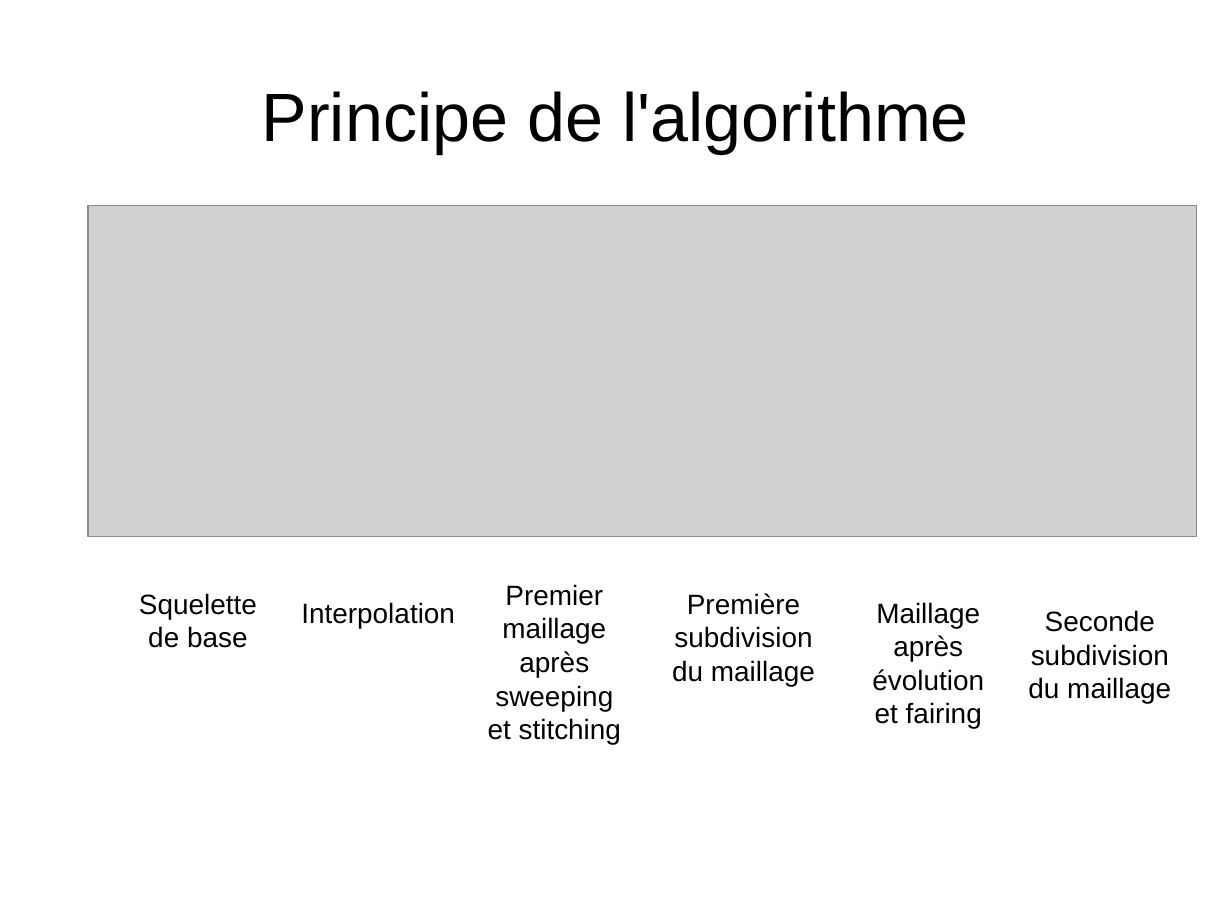
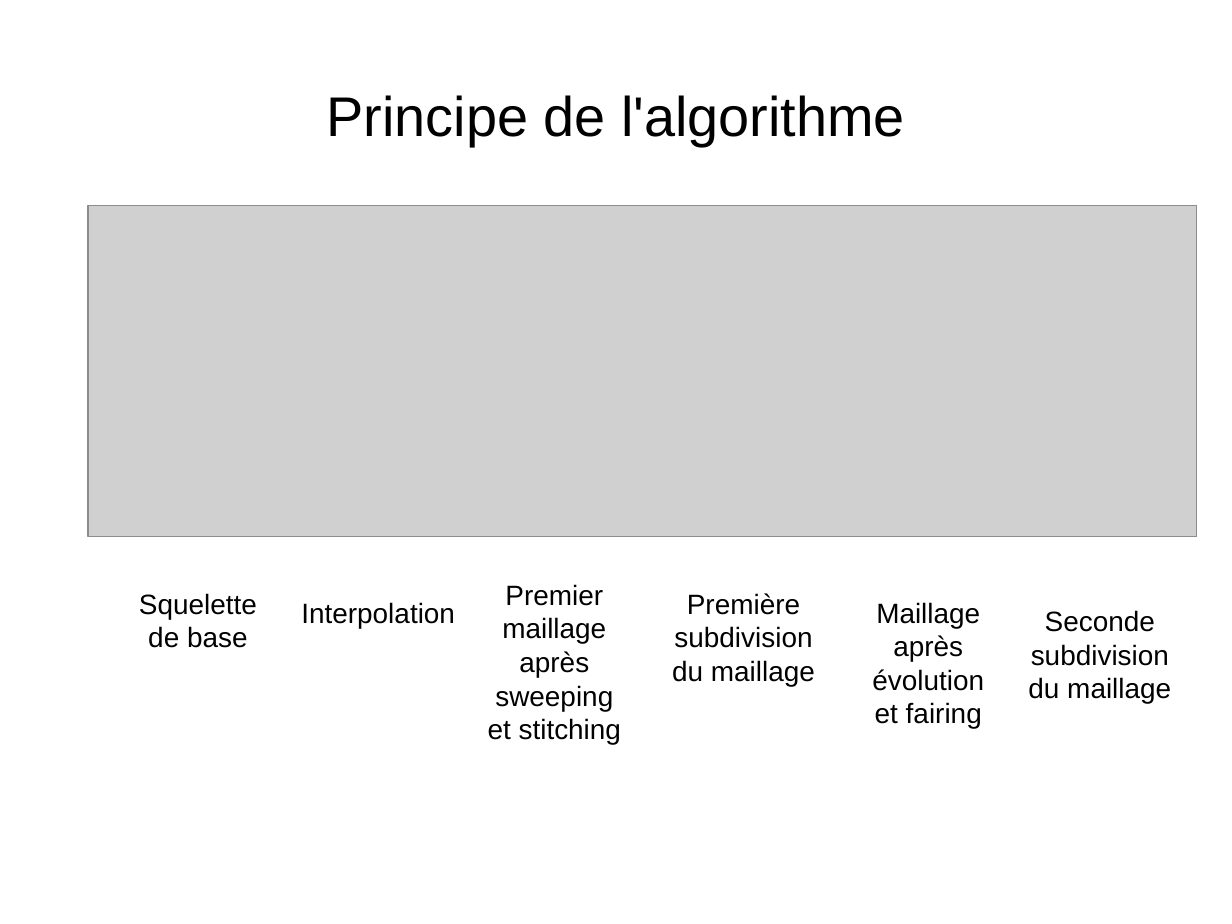
Before and after one commit to juliendvl/modeleur-bmesh, a slide deck: slide 4 of SCHEME/diapos_scheme.odp. Drawn at 1232x924 pixels with LibreOffice and Linux fonts; fonts in the diff are those of the drawing; grey boxes stand for pictures; background and template pictures are left out. Boxes give left, top, right and bottom in pixels: in the first picture for what was removed or moved away, otherwise in the second. Text is boxed around its words. In the diff, an @@ line names an element or a change of style, - is before the commit and + after.

```diff
--- a/SCHEME/diapos_scheme.odp
+++ b/SCHEME/diapos_scheme.odp
@@ title "Principe de l'algorithme" at (x1=326, y1=95, x2=905, y2=146): size 44 to 36 pt @@
```
Also in this commit, not shown: 9 other slides changed, 1 slide added, 1 slide removed.
